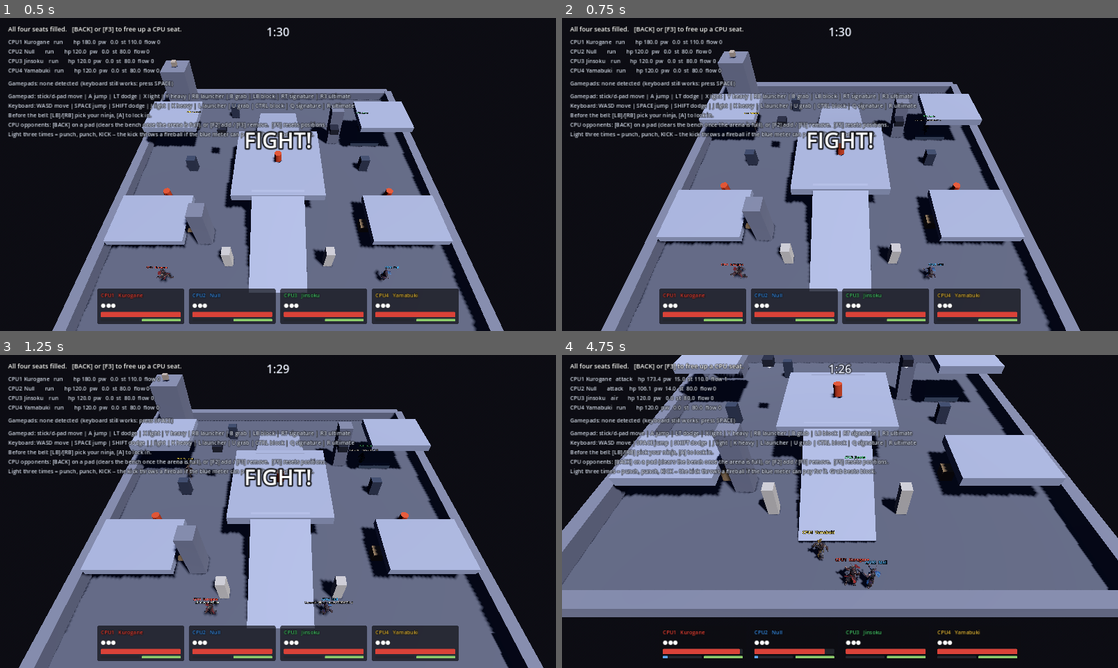
Above: before the commit, frames 1-4 (two rows, left to right).
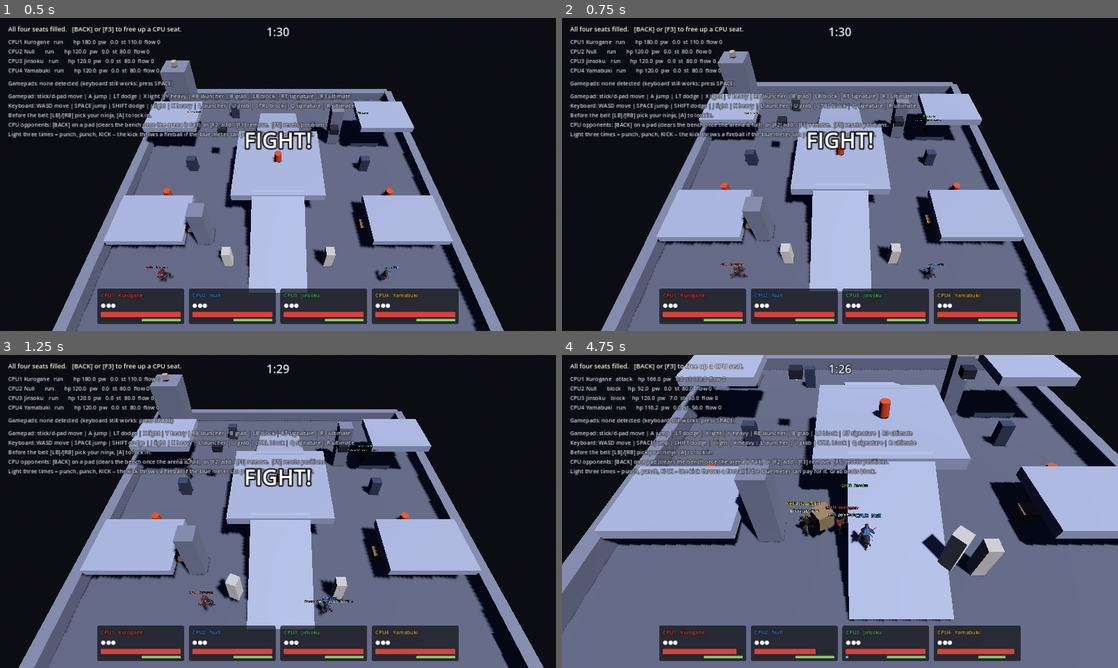
Above: after the commit, the same moments.

Repository: jacobf329/RumbleArena
Game: Godot game, scene res://tests/bot_brawl_probe.tscn
Two runs of this game, one before a commit and one after it. Both use one fixed random seed, a clock stepped at 60 frames per second and the inputs below. This scene is started directly instead of the project's main scene.
Inputs (mouse positions are in pixels of both pictures, inside the frame that each line leads up to):
- Up to frame 1 (0.5 s): no input
- Up to frame 2 (0.75 s): tap Space at 0.5 s; move the mouse to (962, 158) at 0.52 s; hold D from 0.53 s (still down); tap J at 0.6 s; click (962, 158) at 0.67 s
- Up to frame 3 (1.25 s): keep holding D; tap Space at 0.77 s
- Up to frame 4 (4.75 s): release D at 1.25 s; tap Space at 1.25, 2, 2.75, 3.5, 3.77, 4.25 s; drag from (728, 527) to (812, 574) at 1.27 s; move the mouse to (895, 442) at 2.02 s; hold D 2.03-2.75 s; tap L at 2.1 s; drag from (812, 574) to (673, 464) at 2.77 s; move the mouse to (1006, 558) at 3.52 s; hold A 3.53-4.25 s; tap Ctrl at 3.6 s; drag from (673, 464) to (756, 433) at 4.27 s

Frame 1 is identical in both runs. In frame 2, less than 0.1% of the frame differs, in the area x 28-34%, y 78-84%; in frame 3, 1.4%; in frame 4, 61%, in the area x 0-100%, y 0-100%.

Commit message:
Teach bots to use the arena, and stop throws hitting the thrower
Half the game was the arena, and bots played the other half. Nothing
stopped them picking things up except that nobody had told them to, which
quietly made every prop a human-only advantage -- the exact opposite of
what pillar P2 is for. They now fetch what they qualify for and throw it
at whoever they are fighting, throw a carried barrel before the fuse gets
them, and walk away from somebody else's.

Two things fell out of it, one a bug in the game rather than the AI:

- A thrown object hit the thrower. It leaves your hands 0.9m in front of
  your chest and its 0.7m contact sphere still reaches back inside your
  own hurtbox, so every throw connected with the person who threw it on
  its first or second frame and dropped at their feet. The existing "a
  thrown pillar hurts" test passed by about three centimetres of
  geometry: the one staged throw in the suite happened to start just
  outside the sphere. A throw now ignores its thrower for 0.4s -- a
  window rather than an exemption, so throwing something straight up
  still lands it on your own head.
- The first version of fetching wrecked the game. Scoring props by "is it
  near me" sent four bots orbiting the corners: the fight was spread over
  twenty metres a hundred percent of the match and they attacked a third
  as often. Props are scored by the detour they add to the trip the bot
  was already making, so one between it and its target is nearly free and
  one behind it is not worth having. Back to 5-14% spread and roughly the
  old attack rate, with 5-6 props picked up and thrown per 45s match.

Neither showed up in a test -- the first hid behind a passing assertion,
the second only exists as a shape visible in aggregate. bot_brawl_probe
caught the second within a minute and now also counts props picked up and
thrown, because tuning a fetch rule until the brawl metrics look healthy
could equally mean tuning it until bots never touch anything.

Two hazards in the suite itself, both of which hang the run rather than
failing it: a parse error in a test (a renamed method left one call site
with the wrong arity) and a null dereference in a helper, since either
aborts an awaited coroutine without resuming its caller. The liftable
helper now spawns one rather than returning null, and a standing
"nonexistent function" error in M1 -- a real gamepad in a seat where only
scripted sources were expected -- is guarded, since a permanent error is
exactly what hides the next real one.

404 checks, all passing; cold start clean.

Co-Authored-By: Claude Opus 5 <noreply@anthropic.com>
Claude-Session: https://claude.ai/code/session_0177hfthTKWw62KhSYcCm94J

Diff:
--- a/src/input/bot_input_source.gd
+++ b/src/input/bot_input_source.gd
@@ -35,6 +35,49 @@
 const STALL_SPEED := 1.4
 ## How long it commits to going around after a stall.
 const DETOUR_TIME := 0.8
+
+# The arena is half the game, and until now bots played the other half. Nothing
+# stopped them picking things up except that nobody had told them to, which
+# quietly made every prop a human-only advantage -- the exact opposite of what
+# "the arena is a weapon" is for.
+## How far a bot will leave a fight to go and fetch something.
+const FETCH_RANGE := 8.0
+## Below this it just punches: walking to a crate to throw at somebody standing
+## next to you is worse than hitting them.
+const FETCH_WORTH_IT := 5.5
+## Extra metres a bot will walk, over and above going straight at its target, to
+## pick something up on the way.
+##
+## Measured as a detour rather than as "is it near me", because near me and
+## behind me is the whole arena's width away from the fight. The first version
+## scored on proximity alone and four bots spent an entire match orbiting props
+## at opposite corners: the fight was spread over twenty metres a hundred
+## percent of the time, and they attacked a third as often.
+const MAX_DETOUR := 4.5
+## Chance of bothering at all when the timer comes round. A bot that fetched
+## every time it could would be a bot that never fights.
+const FETCH_CHANCE := 0.35
+## Quiet period after a throw, so it does not immediately go looking again.
+const FETCH_REST := 4.0
+## Seconds between looking around for something to pick up. Short on purpose:
+## the scan is a handful of children, and a long cooldown does not save anything
+## worth having -- it just means that after one look that found nothing, the bot
+## spends the next few seconds walking out of range of the crate it would have
+## picked up, and never comes back for it.
+const FETCH_INTERVAL := 0.35
+## How far it will throw.
+const THROW_RANGE := 11.0
+## How squarely it has to be facing before it lets go. 0.86 is thirty degrees
+## of error, which over even three metres is a clean miss -- and since the bot
+## walks at its target while carrying, waiting for a tighter line costs it
+## almost nothing.
+const THROW_AIM := 0.97
+## It throws anyway after this long, rather than shuffling for a perfect line.
+const CARRY_PATIENCE := 3.0
+## Fuse remaining below which a carried barrel goes NOW, aimed or not.
+const PANIC_FUSE := 1.1
+## Clearance kept from somebody else's lit barrel.
+const BLAST_MARGIN := 1.4
 
 var fighter: Fighter
 ## 0 is a punching bag, 1 is genuinely irritating. Drives reaction time, how
@@ -65,6 +108,9 @@
 var _strafe_timer := 0.0
 var _stall := 0.0
 var _detour := 0.0
+var _fetch_timer := 0.0
+var _carry_timer := 0.0
+var _errand: Interactable = null
 var _desired_move := Vector2.ZERO
 var _tap_queue: Array[InputFrame.Action] = []
 var _holds: Dictionary = {}
@@ -108,6 +154,7 @@
 		_holds[action] = maxi(_holds[action] - 1, 0)
 
 	_attack_cooldown = maxf(_attack_cooldown - delta, 0.0)
+	_fetch_timer = maxf(_fetch_timer - delta, 0.0)
 	_reaction = maxf(_reaction - delta, 0.0)
 	_retarget = maxf(_retarget - delta, 0.0)
 	_strafe_timer = maxf(_strafe_timer - delta, 0.0)
@@ -130,6 +177,17 @@
 	var offset := _target.global_position - fighter.global_position
 	var flat := Vector3(offset.x, 0.0, offset.z)
 	var distance := flat.length()
+
+	# Getting clear of a live barrel outranks everything, including whatever it
+	# was in the middle of. Nothing else in the arena can take a third of your
+	# health while you are looking the other way.
+	if _avoid_blasts():
+		_check_for_a_wall(delta)
+		return
+
+	if _handle_errands(delta, flat, distance):
+		_check_for_a_wall(delta)
+		return
 
 	_move_toward(flat, distance)
 	_check_for_a_wall(delta)
@@ -161,6 +219,129 @@
 		direction = (direction * closing + sideways * 0.7).normalized()
 
 	_desired_move = fighter.to_input_space(direction)
+
+
+# --- Using the arena ---
+
+## Walks away from anybody else's lit barrel. Its own is a weapon, not a hazard.
+func _avoid_blasts() -> bool:
+	var escape := Vector3.ZERO
+	for node in fighter.get_tree().get_nodes_in_group(&"barrels"):
+		var barrel := node as ExplosiveBarrel
+		if barrel == null or not is_instance_valid(barrel) or not barrel.is_lit():
+			continue
+		if barrel.carrier == fighter:
+			continue
+		var offset := fighter.global_position - barrel.global_position
+		var flat := Vector3(offset.x, 0.0, offset.z)
+		if flat.length() > barrel.blast_radius + BLAST_MARGIN:
+			continue
+		if flat.length_squared() < 0.01:
+			flat = fighter.get_facing_direction()
+		escape += flat.normalized()
+
+	if escape == Vector3.ZERO:
+		return false
+	_desired_move = fighter.to_input_space(escape.normalized())
+	return true
+
+
+## Fetching something to throw, and throwing it. Returns whether the errand owns
+## this tick's movement and interact button.
+func _handle_errands(delta: float, to_target: Vector3, distance: float) -> bool:
+	if fighter.carried != null:
+		_carry_timer += delta
+		return _throw_it(to_target, distance)
+
+	_carry_timer = 0.0
+	if not _worth_fetching(_errand):
+		_errand = null
+	# Stalled on the way: the errand path does its own steering, so it cannot
+	# use the detour the wall check sets up. Something is between the bot and
+	# the prop, and standing there shoving at it is worse than forgetting it.
+	if _detour > 0.0:
+		_errand = null
+		_fetch_timer = FETCH_REST
+		return false
+
+	if _errand == null:
+		if _fetch_timer > 0.0 or distance < FETCH_WORTH_IT:
+			return false
+		_fetch_timer = FETCH_INTERVAL
+		if randf() > FETCH_CHANCE * (0.5 + skill):
+			return false
+		_errand = _find_something_to_carry(to_target)
+		if _errand == null:
+			return false
+
+	# Walk to it, and take it the moment the fighter's own probe agrees it is in
+	# reach -- the same signal the prompt above a player's head is reading.
+	var reach := _errand.global_position - fighter.global_position
+	_desired_move = fighter.to_input_space(Vector3(reach.x, 0.0, reach.z).normalized())
+	if fighter.interaction_target == _errand:
+		_tap(InputFrame.Action.INTERACT)
+		_errand = null
+	return true
+
+
+func _throw_it(to_target: Vector3, distance: float) -> bool:
+	var barrel := fighter.carried as ExplosiveBarrel
+	var panicking := barrel != null and barrel.fuse_left() < PANIC_FUSE
+
+	# Line up on the target: the fighter faces where it is walking, so aiming and
+	# closing are the same action.
+	var aim := Vector3(to_target.x, 0.0, to_target.z)
+	if aim.length_squared() > 0.0001:
+		_desired_move = fighter.to_input_space(aim.normalized())
+
+	var facing: Vector3 = fighter.get_facing_direction()
+	var squared_up := aim.length_squared() > 0.0001 \
+		and facing.dot(aim.normalized()) > THROW_AIM
+	var in_range := distance < THROW_RANGE
+
+	if panicking or _carry_timer > CARRY_PATIENCE or (squared_up and in_range):
+		_tap(InputFrame.Action.INTERACT)
+		_carry_timer = 0.0
+		_fetch_timer = FETCH_REST
+	return true
+
+
+## The best thing to pick up on the way to the fight.
+##
+## Nothing already in somebody else's hands, and nothing this bot would be
+## refused -- walking to a pillar it cannot lift would look exactly like a bot
+## that is broken. Scored by how far it adds to the trip it was already making,
+## so a crate directly between it and its target is nearly free and one behind
+## it is not worth having.
+func _find_something_to_carry(to_target: Vector3) -> Interactable:
+	var here: Vector3 = fighter.global_position
+	var there := here + to_target
+	var direct := to_target.length()
+
+	var best: Interactable = null
+	var best_detour := MAX_DETOUR
+	for node in fighter.get_tree().get_nodes_in_group(&"arena"):
+		var arena := node as Arena
+		if arena == null:
+			continue
+		for child in arena.interactable_root().get_children():
+			var liftable := child as Liftable
+			if liftable == null or not _worth_fetching(liftable):
+				continue
+			var at: Vector3 = liftable.global_position
+			if here.distance_to(at) > FETCH_RANGE:
+				continue
+			var detour := here.distance_to(at) + at.distance_to(there) - direct
+			if detour < best_detour:
+				best_detour = detour
+				best = liftable
+	return best
+
+
+func _worth_fetching(thing: Interactable) -> bool:
+	if thing == null or not is_instance_valid(thing):
+		return false
+	return thing.is_offered(fighter) and thing.can_use(fighter)
 
 
 ## Asking to move and not moving means something is in the way.
--- a/src/interactables/explosive_barrel.gd
+++ b/src/interactables/explosive_barrel.gd
@@ -43,6 +43,16 @@
 		# Its own copy, so one barrel flashing does not flash all of them.
 		_material = source.duplicate()
 		_mesh.material_override = _material
+
+
+## Lit and counting down. Anything that wants to get away from one -- an AI, a
+## future warning marker -- needs to be able to ask rather than infer.
+func is_lit() -> bool:
+	return _lit and not _detonated
+
+
+func fuse_left() -> float:
+	return _fuse if _lit else fuse_seconds
 
 
 func use(fighter: Node3D) -> bool:
--- a/src/interactables/liftable.gd
+++ b/src/interactables/liftable.gd
@@ -15,6 +15,17 @@
 const KNOCKBACK_PER_MASS := 4.0
 ## A throw that has travelled this long gives up and drops.
 const MAX_FLIGHT := 3.0
+## How long a throw ignores the person who threw it.
+##
+## An object leaves your hands 0.9m in front of your chest, and its 0.7m contact
+## sphere still reaches back inside your own hurtbox from there -- so without
+## this, every throw hit the thrower on its first or second frame and dropped at
+## their feet. The existing test for "a thrown pillar hurts" passed by about
+## three centimetres of geometry.
+##
+## A window rather than a permanent exemption, so a throw straight up still
+## lands on the head of whoever launched it.
+const THROWER_GRACE := 0.4
 
 signal thrown(by: Node3D)
 signal landed()
@@ -27,6 +38,7 @@
 var _flying := false
 var _flight_time := 0.0
 var _hit_targets: Array = []
+var _thrower: Node3D = null
 var _home: Node = null
 
 @onready var _body_shape: CollisionShape3D = $Body/Collision
@@ -74,6 +86,7 @@
 		strength = CombatMath.offense(definition.stat_strength)
 
 	carrier = null
+	_thrower = fighter
 	_flying = true
 	_flight_time = 0.0
 	_hit_targets.clear()
@@ -91,6 +104,8 @@
 
 	for target in _overlapping_fighters():
 		if _hit_targets.has(target):
+			continue
+		if target == _thrower and _flight_time < THROWER_GRACE:
 			continue
 		_hit_targets.append(target)
 		_strike(target)
--- a/tests/bot_brawl_probe.gd
+++ b/tests/bot_brawl_probe.gd
@@ -15,6 +15,9 @@
 var _spreads: Array[float] = []
 var _wedged := {}
 var _wedge_spot := {}
+var _carrying := {}
+var _pickups := 0
+var _throws := 0
 
 
 func _init() -> void:
@@ -60,6 +63,21 @@
 				_wedged[slot.get_label()] = _wedged.get(slot.get_label(), 0) + 1
 				_wedge_spot[slot.get_label()] = stuck.global_position
 
+		# Props actually used, not just props reachable. Tuning the fetch rule
+		# until the brawl metrics looked healthy could equally have meant tuning
+		# it until bots never touched anything.
+		for slot: PlayerSlot in PlayerManager.get_active_slots():
+			var hands := slot.fighter as Fighter
+			if hands == null:
+				continue
+			var held: bool = hands.carried != null
+			var was: bool = _carrying.get(slot.get_label(), false)
+			if held and not was:
+				_pickups += 1
+			elif was and not held:
+				_throws += 1
+			_carrying[slot.get_label()] = held
+
 		if i % 6 != 0:
 			continue
 		samples += 1
@@ -88,6 +106,7 @@
 		% (100.0 * _above(20.0)))
 	print("  mean camera distance %.1f m" % (distance_sum / maxf(samples, 1)))
 	print("  fighters mid-attack per sample %.2f" % (float(attacking) / maxf(samples, 1)))
+	print("  props picked up %d, thrown %d" % [_pickups, _throws])
 	print("  wedged ticks %s" % _wedged)
 	print("  last wedge spots %s" % _wedge_spot)
 	print("  phase after: %s" % match_manager.phase_name())
--- a/tests/m1_smoke_test.gd
+++ b/tests/m1_smoke_test.gd
@@ -475,8 +475,14 @@
 # --- Local helpers ---
 
 func _place(fighter: Fighter, position: Vector3) -> void:
-	_source(fighter).release_all()
-	_source(fighter).move = Vector2.ZERO
+	# Guarded: the gamepad checks in this suite put a real GamepadInputSource in
+	# a seat, and _source only answers for scripted ones. Unguarded this threw
+	# on every placement after those ran -- harmless to the assertions, and
+	# exactly the kind of standing error that hides the next real one.
+	var source := _source(fighter)
+	if source != null:
+		source.release_all()
+		source.move = Vector2.ZERO
 	fighter.global_position = position
 	fighter.velocity = Vector3.ZERO
 	await _ticks(30)
--- a/tests/m5_bot_test.gd
+++ b/tests/m5_bot_test.gd
@@ -32,6 +32,13 @@
 	await _test_a_bot_gets_round_an_obstacle()
 	await _test_a_bot_goes_where_the_fight_is()
 	await _test_a_bot_falls_for_an_afterimage()
+
+	_section("Using the arena")
+	await _test_a_bot_fetches_something_it_can_lift()
+	await _test_a_bot_ignores_what_it_would_be_refused()
+	await _test_a_bot_throws_what_it_is_carrying()
+	await _test_a_bot_gets_away_from_a_lit_barrel()
+	await _test_a_bot_does_not_hold_a_barrel_to_the_end()
 
 	_section("Leaving the bench")
 	await _test_a_bot_can_be_removed()
@@ -302,6 +309,173 @@
 	await _ticks(30)
 
 
+# --- Using the arena ---
+
+## Half the game was the arena, and bots played the other half. Nothing stopped
+## them picking things up except that nobody had told them to, which quietly
+## made every prop a human-only advantage.
+func _test_a_bot_fetches_something_it_can_lift() -> void:
+	_clear_seats()
+	_human = await _join(0)
+	PlayerManager.add_bot(1.0)
+	await _ticks(3)
+	var fighter := _bot_fighter(0)
+
+	# Across the arena, with the prop on the way. Two things this geometry has to
+	# respect: props are scored by how far they add to the trip the bot was
+	# already making, so one behind it is correctly refused; and fetching is a
+	# chance taken every third of a second while the target is still far off, so
+	# the walk has to be long enough for that roll to come up rather than the bot
+	# arriving in punching range first.
+	_human.global_position = Vector3(-12.0, 0.3, 12.0)
+	fighter.global_position = Vector3(12.0, 0.3, 13.0)
+	var crate := _liftable_for(fighter)
+	crate.global_position = Vector3(4.0, 0.3, 12.7)
+	await _ticks(4)
+
+	var picked := false
+	for i in 400:
+		await get_tree().physics_frame
+		if fighter.carried != null:
+			picked = true
+			break
+	_check(picked, "the bot walks over and picks something up")
+	if fighter.carried != null:
+		_check(fighter.carried.can_use(fighter), "and it is something it qualifies for")
+	await _ticks(20)
+
+
+## A bot walking to a pillar it cannot lift would look exactly like a bot that
+## is broken, so the refusal has to happen before the walk, not at the prompt.
+func _test_a_bot_ignores_what_it_would_be_refused() -> void:
+	_clear_seats()
+	_human = await _join(0)
+	var slot := PlayerManager.add_bot(0.5)
+	await _ticks(3)
+	var bot := _bot(0)
+	var fighter := _bot_fighter(0)
+	# Null: STRENGTH 1, so pillars and girders are out of the question.
+	fighter.set_character(CharacterRoster.at(1))
+	await _ticks(3)
+
+	var refused := 0
+	var offered := 0
+	for node in _main.get_node("Arena/Interactables").get_children():
+		var liftable := node as Liftable
+		if liftable == null:
+			continue
+		if bot._worth_fetching(liftable):
+			offered += 1
+		else:
+			refused += 1
+	_check(refused > 0, "there is something in the arena it cannot lift (%d)" % refused)
+	_check(offered > 0, "and something it can (%d)" % offered)
+
+	# Whatever it goes for, it must be one of the ones it qualifies for.
+	fighter.global_position = Vector3(0.0, 0.3, 9.5)
+	_human.global_position = Vector3(-12.0, 0.3, 12.0)
+	await _ticks(4)
+	var to_human: Vector3 = _human.global_position - fighter.global_position
+	var errand: Interactable = bot._find_something_to_carry(
+		Vector3(to_human.x, 0.0, to_human.z))
+	_check(errand == null or errand.can_use(fighter),
+		"it only ever sets out for something it can actually lift")
+	await _ticks(10)
+
+
+func _test_a_bot_throws_what_it_is_carrying() -> void:
+	_clear_seats()
+	_human = await _join(0)
+	PlayerManager.add_bot(0.5)
+	await _ticks(3)
+	var fighter := _bot_fighter(0)
+
+	var crate := _liftable_for(fighter)
+	crate.global_position = fighter.global_position + Vector3(0, 0.4, 0)
+	crate.use(fighter)
+	fighter.carried = crate
+	# Close enough that the arc reaches: a thrown object drops as it flies, and
+	# how far a weak thrower can reach is a separate question from whether the
+	# bot aims at anybody.
+	_human.global_position = fighter.global_position + Vector3(3.2, 0.0, 0.0)
+	_human.velocity = Vector3.ZERO
+	await _ticks(4)
+
+	var health := _human.health
+	var thrown := false
+	for i in 400:
+		await get_tree().physics_frame
+		if fighter.carried == null:
+			thrown = true
+			break
+	_check(thrown, "it does not just stand there holding it")
+
+	for i in 90:
+		await get_tree().physics_frame
+		if _human.health < health - 0.01:
+			break
+	_check(_human.health < health,
+		"and it throws it at somebody (%.1f -> %.1f)" % [health, _human.health])
+	await _ticks(30)
+
+
+## Nothing else in the arena can take a third of your health while you are
+## looking the other way, so getting clear outranks whatever it was doing.
+func _test_a_bot_gets_away_from_a_lit_barrel() -> void:
+	_clear_seats()
+	_human = await _join(0)
+	PlayerManager.add_bot(0.5)
+	await _ticks(3)
+	var fighter := _bot_fighter(0)
+	fighter.global_position = Vector3(-2.0, 0.3, 13.0)
+	_human.global_position = Vector3(-2.0, 0.3, 9.0)
+	await _ticks(4)
+
+	# Lit, held by the human, right next to the bot.
+	var barrel := _spawn_barrel()
+	barrel.global_position = fighter.global_position + Vector3(0.9, 0.4, 0)
+	barrel.use(_human)
+	barrel.carrier = null   # dropped at the bot's feet, still burning
+	await _ticks(4)
+	_check(barrel.is_lit(), "the barrel is burning")
+
+	var before := fighter.global_position.distance_to(barrel.global_position)
+	await _ticks(45)
+	var after := fighter.global_position.distance_to(barrel.global_position)
+	_check(after > before + 1.0,
+		"the bot backs away from it (%.1f m -> %.1f m)" % [before, after])
+	if is_instance_valid(barrel):
+		barrel.queue_free()
+	await _ticks(20)
+
+
+func _test_a_bot_does_not_hold_a_barrel_to_the_end() -> void:
+	_clear_seats()
+	_human = await _join(0)
+	PlayerManager.add_bot(0.5)
+	await _ticks(3)
+	var fighter := _bot_fighter(0)
+	fighter.global_position = Vector3(-2.0, 0.3, 13.0)
+	_human.global_position = Vector3(4.0, 0.3, 13.0)
+	await _ticks(4)
+
+	var barrel := _spawn_barrel()
+	barrel.global_position = fighter.global_position + Vector3(0, 0.4, 0)
+	barrel.use(fighter)
+	fighter.carried = barrel
+	var health := fighter.health
+	await _ticks(2)
+
+	for i in ceili(barrel.fuse_seconds * 60.0) + 30:
+		await get_tree().physics_frame
+		if fighter.carried == null:
+			break
+	_check(fighter.carried == null, "the barrel leaves its hands")
+	_check(fighter.health > health - 1.0,
+		"before the fuse gets it (%.1f -> %.1f)" % [health, fighter.health])
+	await _ticks(40)
+
+
 # --- Leaving the bench ---
 
 func _test_a_bot_can_be_removed() -> void:
@@ -323,12 +497,19 @@
 	await _ticks(2)
 	var fighter := _bot_fighter(0)
 	var slot := _bot_slot(0)
+	# Held by id, not by reference: the fighter is about to be freed, and passing
+	# a freed object to anything with a typed parameter fails the cast rather
+	# than answering the question.
+	var fighter_id := fighter.get_instance_id()
+	var framed_before := _camera_targets()
 	PlayerManager.remove_bot()
 	await _ticks(4)
 
 	_check(not is_instance_valid(fighter), "the bot's fighter is gone from the arena")
 	_check(slot.fighter == null, "the seat is not holding a dangling fighter")
-	_check(not _camera_frames(fighter), "the camera stopped framing it")
+	_check(not _camera_frames(fighter_id), "the camera stopped framing it")
+	_check(_camera_targets() < framed_before,
+		"and it is one target lighter (%d -> %d)" % [framed_before, _camera_targets()])
 
 
 ## Otherwise pulling a bot out mid-match would leave a ghost that the
@@ -435,6 +616,34 @@
 
 # --- Helpers ---
 
+## Something this fighter is strong enough to pick up, spawning one rather than
+## returning null.
+##
+## Never null on purpose. Whether a given prop is free depends on what the checks
+## before this one left mid-flight or in somebody's hands -- and a null here does
+## not fail the suite, it hangs it: a runtime error inside an awaited coroutine
+## aborts that function without ever resuming its caller, so the run stops dead
+## with nothing reported. An ordering dependency is not worth that.
+func _liftable_for(fighter: Fighter) -> Liftable:
+	for node in _main.get_node("Arena/Interactables").get_children():
+		var liftable := node as Liftable
+		if liftable != null and liftable is not ExplosiveBarrel \
+				and liftable.can_use(fighter) and liftable.is_offered(fighter):
+			return liftable
+	# Debris is mass class 1, liftable by anybody including STRENGTH 1.
+	var spawned: Liftable = preload("res://scenes/interactables/debris.tscn").instantiate()
+	(_main.get_node("Arena") as Arena).interactable_root().add_child(spawned)
+	spawned.global_position = fighter.global_position + Vector3(1.5, 0.3, 0)
+	return spawned
+
+
+
+func _spawn_barrel() -> ExplosiveBarrel:
+	var barrel: ExplosiveBarrel = preload("res://scenes/interactables/barrel.tscn").instantiate()
+	(_main.get_node("Arena") as Arena).interactable_root().add_child(barrel)
+	return barrel
+
+
 func _bot_slot(nth: int) -> PlayerSlot:
 	var found := 0
 	for slot: PlayerSlot in PlayerManager.slots:
@@ -455,11 +664,21 @@
 	return slot.fighter as Fighter if slot != null else null
 
 
-func _camera_frames(fighter: Fighter) -> bool:
+## Takes a plain Node3D: it is called with a fighter that has just been freed,
+## and a typed parameter refuses the cast rather than answering the question.
+func _camera_frames(fighter_id: int) -> bool:
 	for target in _camera._targets:
-		if target == fighter:
+		if is_instance_valid(target) and target.get_instance_id() == fighter_id:
 			return true
 	return false
+
+
+func _camera_targets() -> int:
+	var live := 0
+	for target in _camera._targets:
+		if is_instance_valid(target):
+			live += 1
+	return live
 
 
 ## Empties every seat between sections, so one section's bench does not decide
Not shown, changed: docs/ROADMAP.md
